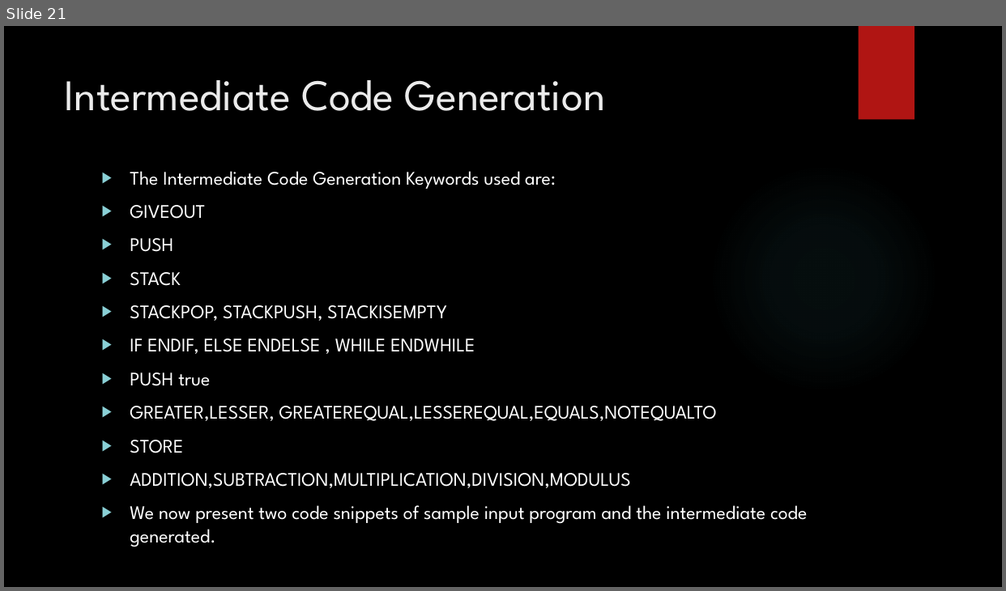
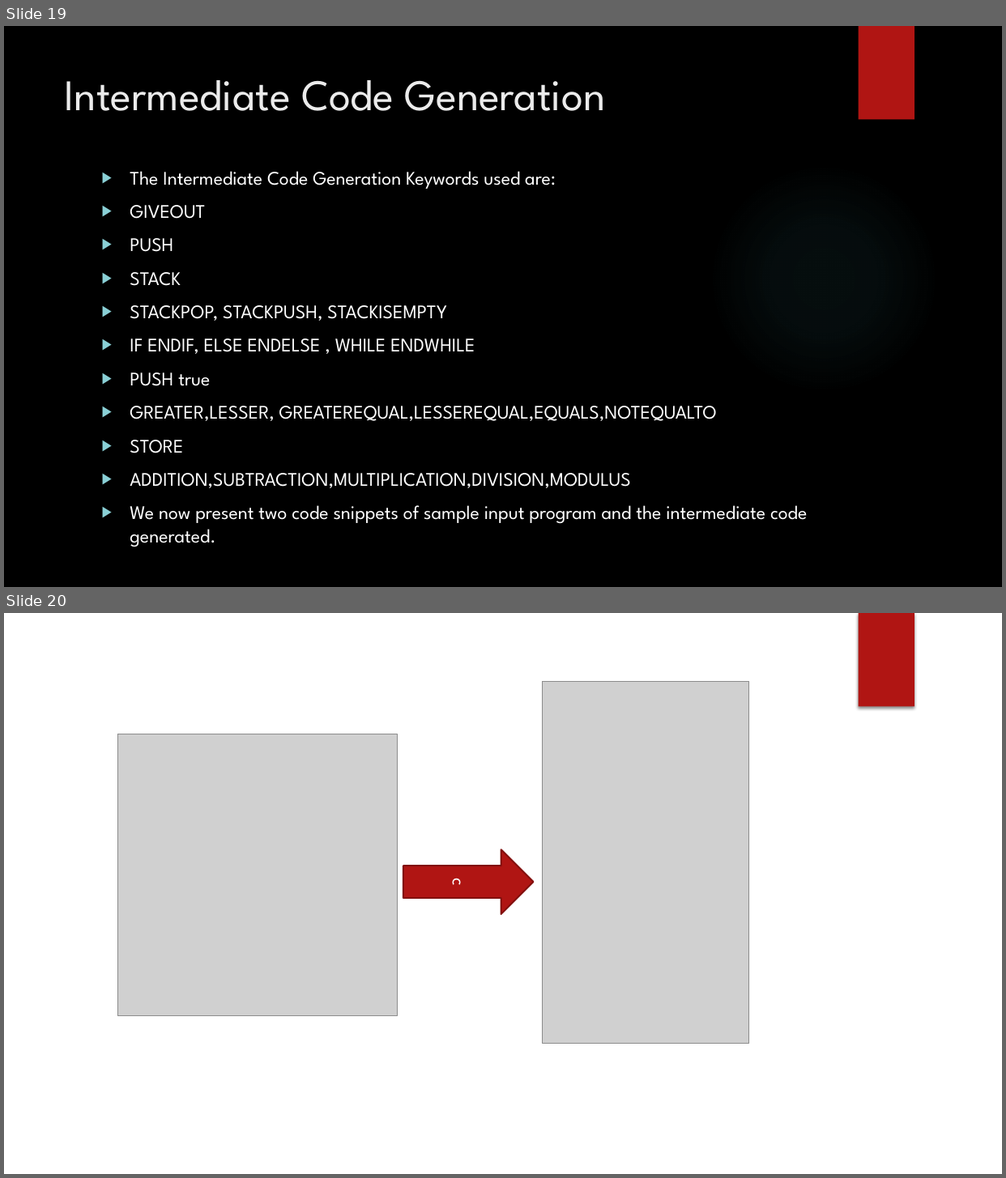
Before and after one commit to AvinashMV/SER502-Spring2018-Team30, a slide deck: doc/Sliceppt.pptx. Shown one above the other, each under a label of ours: slide 21 before the commit, slides 19 and 20 after it. The pictures are 1006x591 and 1006x1178 pixels, drawn with LibreOffice and Linux fonts; fonts in the diff are those of the drawing; grey boxes stand for pictures; background and template pictures are left out. Boxes give left, top, right and bottom in pixels: in the first picture for what was removed or moved away, otherwise in the second. Text is boxed around its words. In the diff, an @@ line names an element or a change of style, - is before the commit and + after.

```diff
--- a/doc/Sliceppt.pptx
+++ b/doc/Sliceppt.pptx
@@ slide 20 added at <box>4,613,1002,1174</box>, background picture (left out) @@
@@ rectangle added at <box>4,613,1002,1174</box>, fill #FFFFFF @@
@@ picture added at <box>659,613,790,707</box> @@
@@ rectangle added at <box>859,613,914,707</box>, fill #B01513 @@
@@ picture added at <box>543,681,749,1043</box> @@
@@ picture added at <box>117,735,397,1016</box> @@
@@ picture added at <box>4,832,334,1174</box> @@
@@ picture added at <box>4,850,128,1043</box> @@
@@ up arrow added at <box>403,850,533,914</box>, fill #B01513, outline #82100E 1.5 pt, 18 pt, text #FFFFFF @@
+c
@@ picture added at <box>709,1112,790,1174</box> @@
@@ what was slide 21 is now slide 19 @@
```
Also in this commit, not shown: 8 slides changed, 3 other slides added, 1 slide removed, 1 other file.
